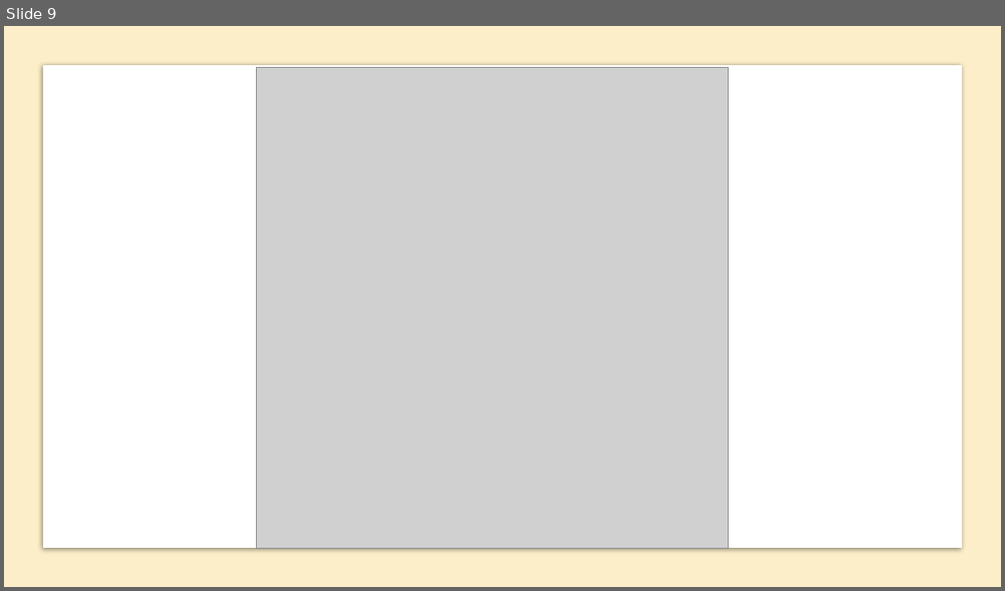
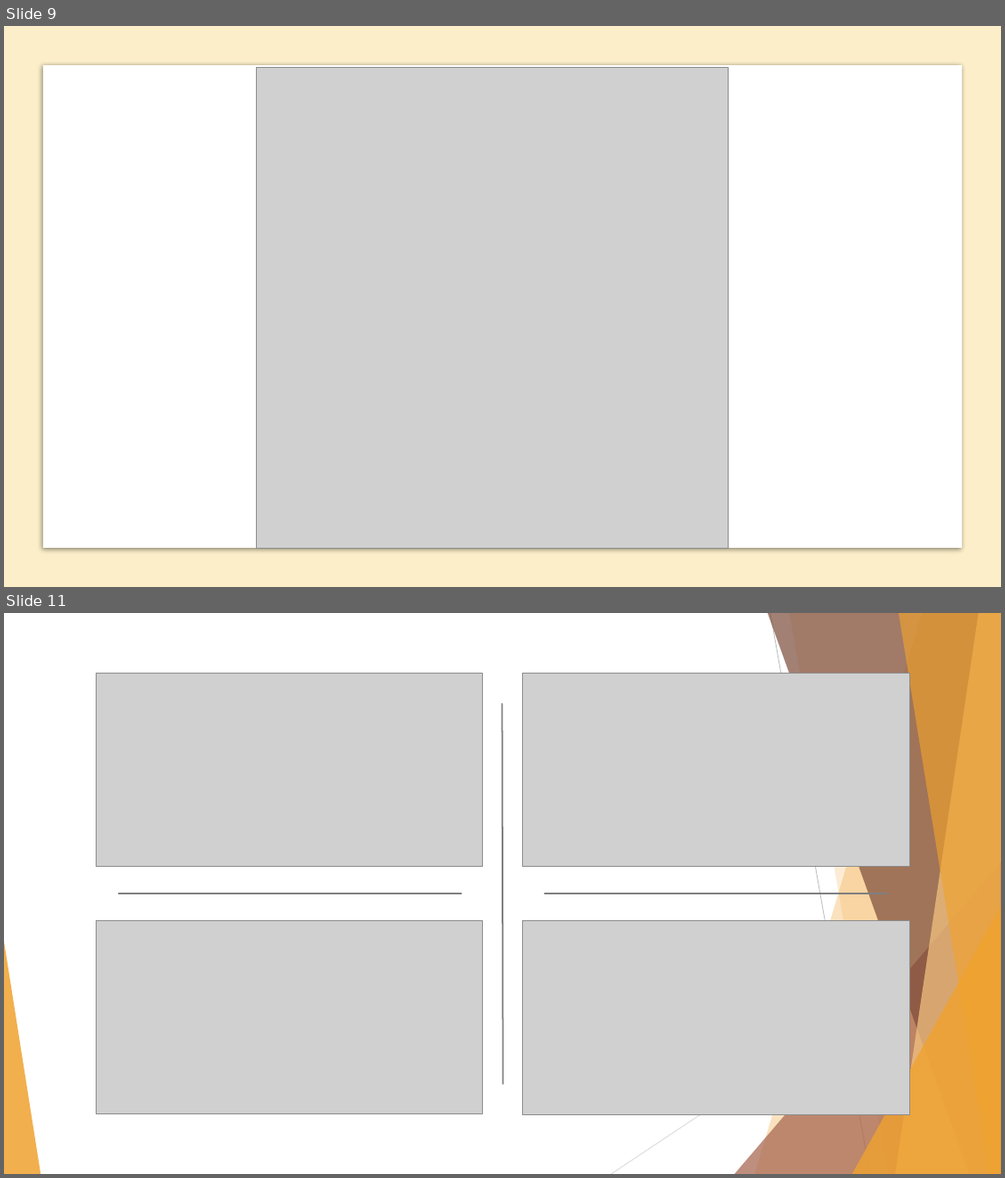
Before and after one commit to badicev/finding_donors, a slide deck: MLCharity-BaşakDilaraÇevik.pptx. Shown one above the other, each under a label of ours: slide 9 before the commit, slides 9 and 11 after it; the slides between them are not shown. The pictures are 1005x591 and 1005x1178 pixels, drawn with LibreOffice and Linux fonts; fonts in the diff are those of the drawing; grey boxes stand for pictures. Boxes give left, top, right and bottom in pixels: in the first picture for what was removed or moved away, otherwise in the second. Text is boxed around its words. In the diff, an @@ line names an element or a change of style, - is before the commit and + after.

```diff
--- a/MLCharity-BaşakDilaraÇevik.pptx
+++ b/MLCharity-BaşakDilaraÇevik.pptx
@@ slide 11 added at (x1=4, y1=613, x2=1001, y2=1174), background #FFFFFF; not listed: 8 template elements that a slide beside it also shows @@
@@ line added from (770, 613) to (870, 1174), #BFBFBF 0.75 pt @@
@@ picture added at (x1=96, y1=673, x2=483, y2=866) @@
@@ picture added at (x1=522, y1=673, x2=909, y2=867) @@
@@ line added from (502, 705) to (502, 1084), #7F7F7F 1.5 pt @@
@@ line added from (119, 893) to (461, 893), #7F7F7F 1.5 pt @@
@@ line added from (544, 893) to (887, 893), #7F7F7F 1.5 pt @@
@@ picture added at (x1=96, y1=921, x2=483, y2=1114) @@
@@ picture added at (x1=522, y1=921, x2=909, y2=1115) @@
@@ line added from (1001, 915) to (611, 1174), #D9D9D9 0.75 pt @@
```
Also in this commit, not shown: 3 slides changed, 2 other slides added, 11 other files.
